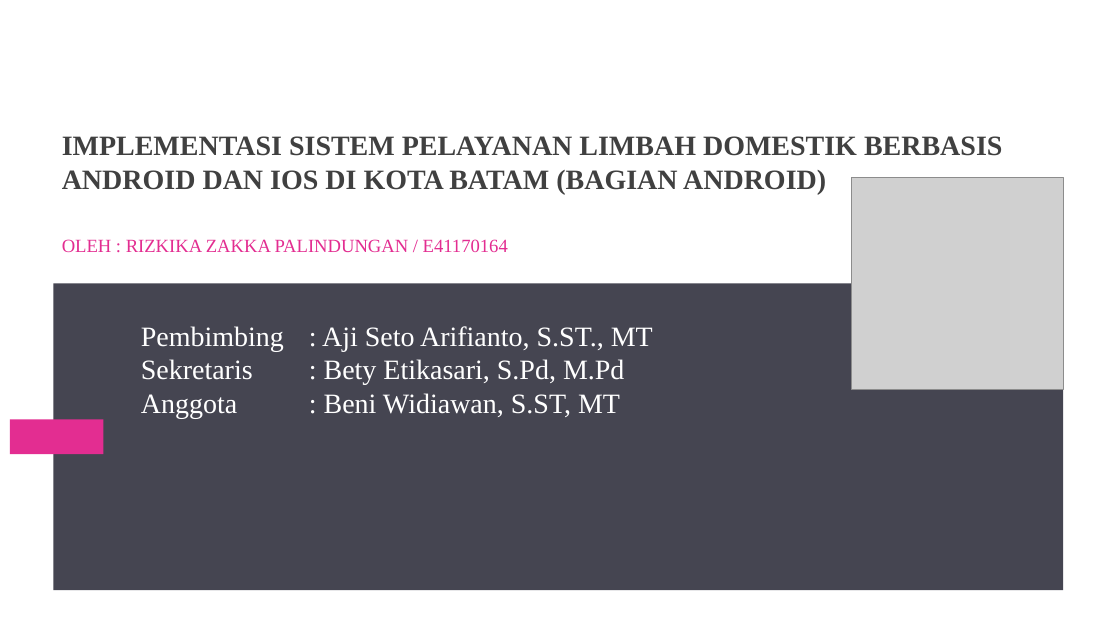
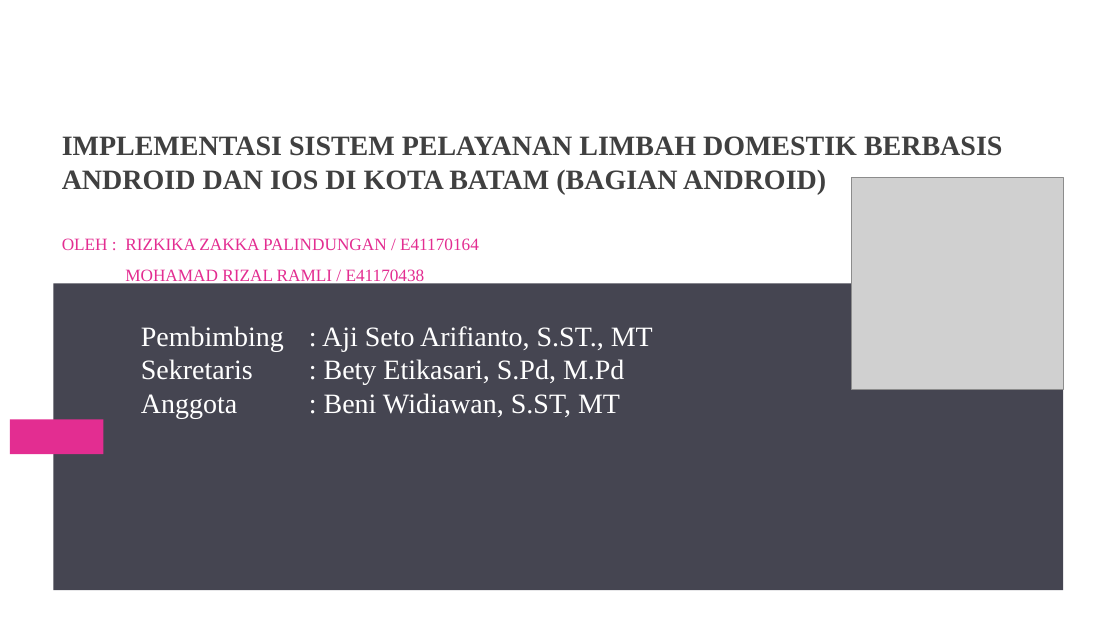
Before and after one commit to palindungan/file_penting_cadangan, a slide deck: slide 1 of PKL Industri 2020/magang_ppt.pptx. Drawn at 1120x630 pixels with LibreOffice and Linux fonts; fonts in the diff are those of the drawing; grey boxes stand for pictures. Boxes give left, top, right and bottom in pixels: in the first picture for what was removed or moved away, otherwise in the second. Text is boxed around its words. In the diff, an @@ line names an element or a change of style, - is before the commit and + after.

```diff
--- a/PKL Industri 2020/magang_ppt.pptx
+++ b/PKL Industri 2020/magang_ppt.pptx
@@ subtitle at (x1=62, y1=238, x2=479, y2=250): size 16 to 14.8 pt in "OLEH : RIZKIKA ZAKKA PALINDUNGAN / E41170164" @@
@@ subtitle at (x1=125, y1=269, x2=425, y2=285): paragraph added @@
+MOHAMAD RIZAL RAMLI / E41170438
```
